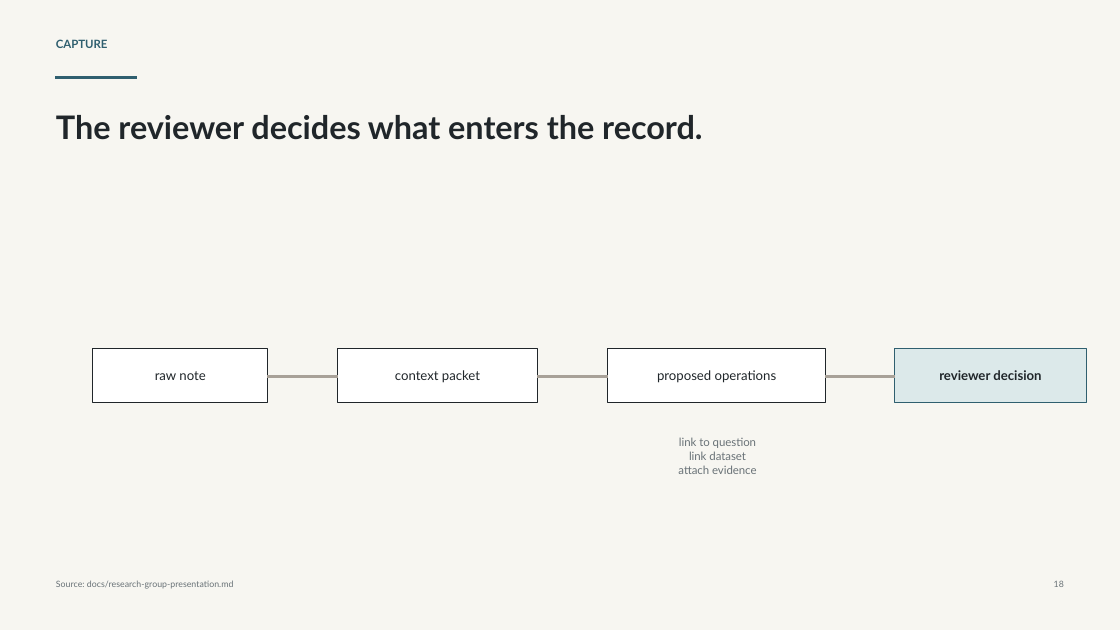
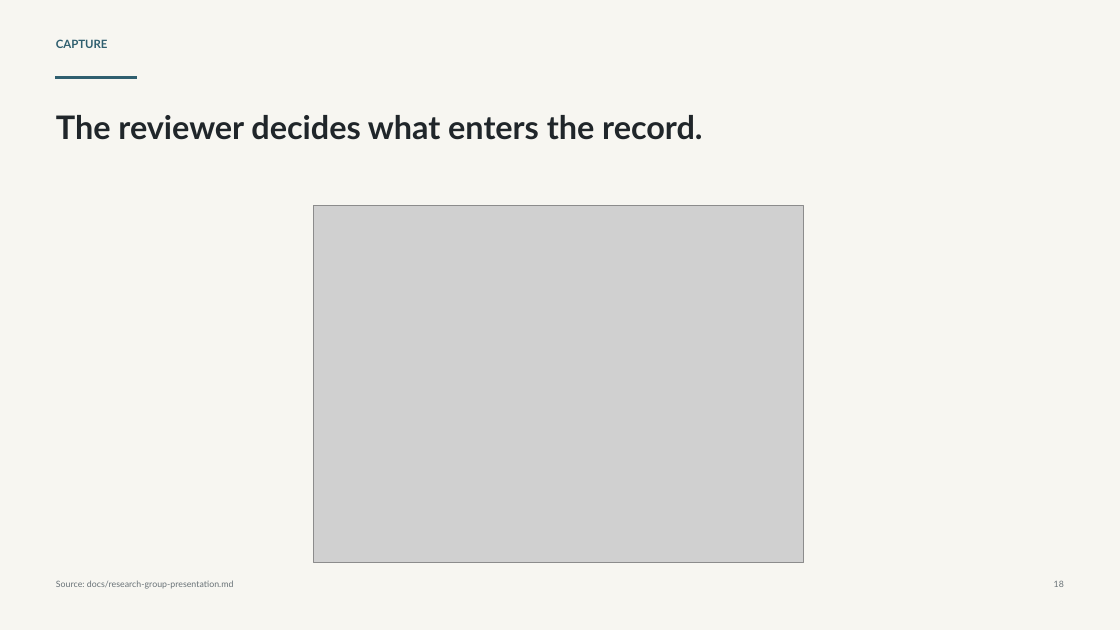
Before and after one commit to SamuelBrudner/lab-tracker, a slide deck: slide 18 of outputs/019e93bf-5861-7ba2-af6a-d3677b8793cd/presentations/lab-tracker-research-group/output/lab-tracker-research-group-presentation.pptx. Drawn at 1120x630 pixels with LibreOffice and Linux fonts; fonts in the diff are those of the drawing; grey boxes stand for pictures. Boxes give left, top, right and bottom in pixels: in the first picture for what was removed or moved away, otherwise in the second. Text is boxed around its words. In the diff, an @@ line names an element or a change of style, - is before the commit and + after.

```diff
--- a/outputs/019e93bf-5861-7ba2-af6a-d3677b8793cd/presentations/lab-tracker-research-group/output/lab-tracker-research-group-presentation.pptx
+++ b/outputs/019e93bf-5861-7ba2-af6a-d3677b8793cd/presentations/lab-tracker-research-group/output/lab-tracker-research-group-presentation.pptx
@@ picture added at (313,206,804,563) @@
@@ rectangle removed at (92,349,267,403) @@
@@ rectangle removed at (338,349,538,403) @@
@@ rectangle removed at (607,349,826,403) @@
@@ rectangle removed at (895,349,1087,403) @@
@@ text removed at (155,371,205,380) @@
-raw note
@@ rectangle removed at (268,376,338,377) @@
@@ text removed at (395,370,480,383) @@
-context packet
@@ rectangle removed at (538,376,607,377) @@
@@ text removed at (657,370,777,383) @@
-proposed operations
@@ rectangle removed at (826,376,894,377) @@
@@ text removed at (939,370,1041,380) @@
-reviewer decision
@@ text removed at (678,437,757,474) @@
-link to question
-link dataset
-attach evidence
```
Also in this commit, not shown: 3 other slides changed, 3 other files.
